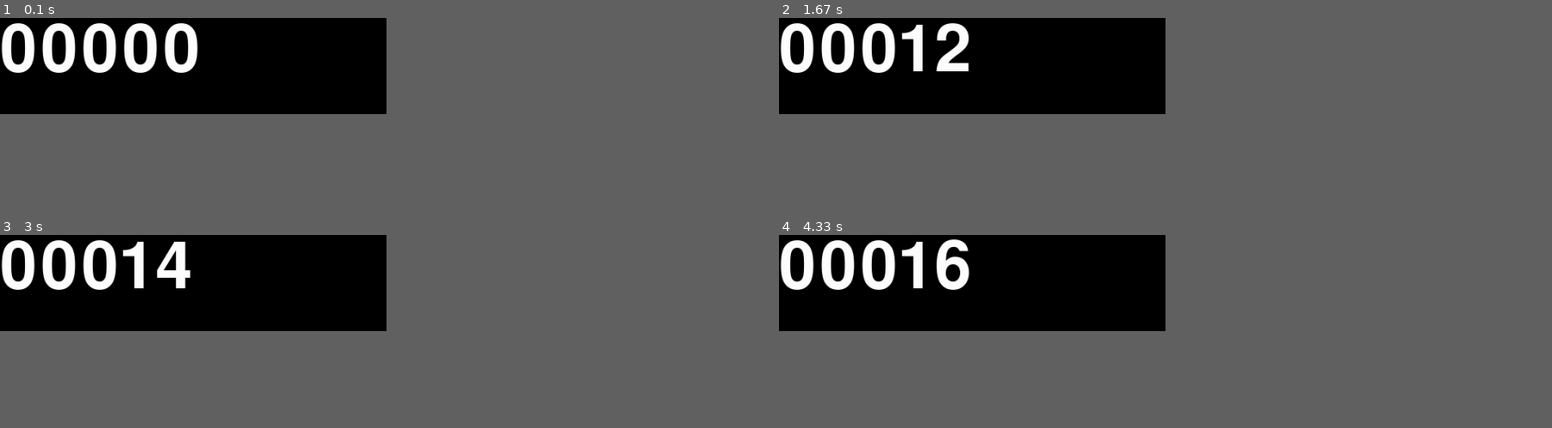
Above: before the commit, frames 1-4 (two rows, left to right).
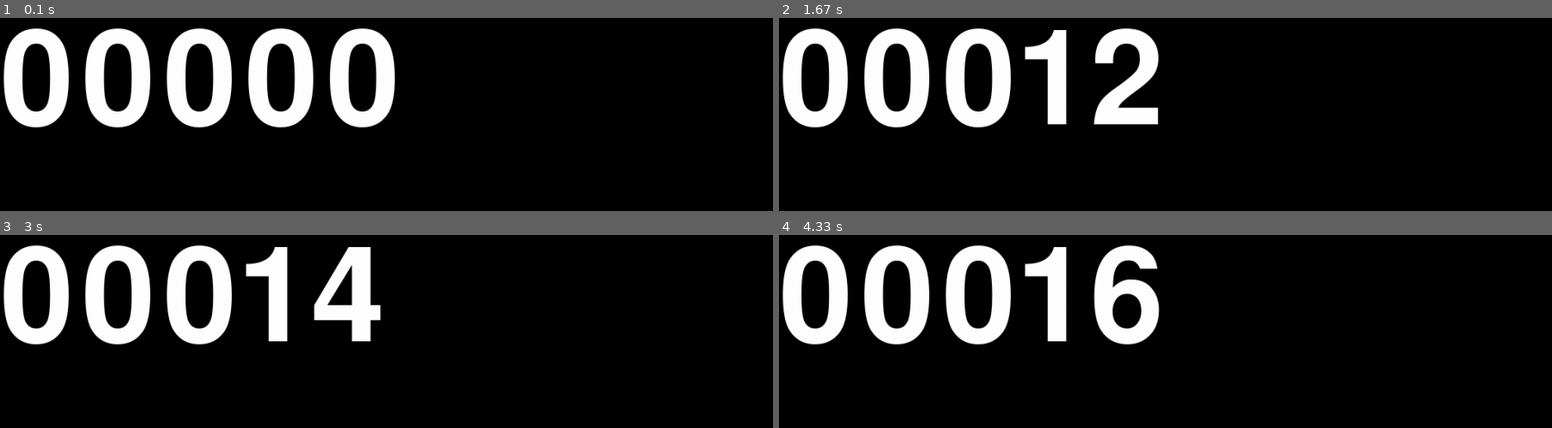
Above: after the commit, the same moments.

Repository: emard/pygame-counter
Game: pygame game, started from counter.py
Two runs of this game, one before a commit and one after it. Both use one fixed random seed, a clock stepped at 60 frames per second and the inputs below.
Inputs:
- Up to frame 1 (0.1 s): no input
- Up to frame 2 (1.67 s): tap 4 at 0.33 s; tap Space at 0.67, 1.17 s
- Up to frame 3 (3 s): tap Space at 1.7, 2.43 s
- Up to frame 4 (4.33 s): tap Space at 3.3, 4.27 s
The window is 450x112 before the commit and 900x225 after it. Grey fills any space a smaller window leaves; there, only what the larger window draws over its background counts as a difference.

The runs differ from the first frame. In frame 1, 14% of the frame differs, in the area x 0-52%, y 2-57%; in frame 2, 12%; in frame 3, 12%; in frame 4, 13%.

Commit message:
automatic screen geometry

Diff:
--- a/counter.py
+++ b/counter.py
@@ -8,7 +8,8 @@
 import socket
 
 pygame.init()
-(width, height) = (512, 128)
+width = 1024
+height = width // 4
 screen = pygame.display.set_mode((width, height))
 pygame.display.set_caption(u'Press PAUSE to quit')
 pygame.display.flip()
@@ -26,10 +27,10 @@
   f = open("counter.txt", "r")
   counter = int(f.readline())
   f.close()
+  del f
 except:
   counter = 0
 
-f = open("counter.txt", "w+")
 show_display()
 while(True):
   event = pygame.event.wait()
@@ -48,9 +49,11 @@
       counter = (counter // 10) * 10 + ((counter + 1) % 10)
     counter %= 100000
     show_display()
+    f = open("counter.txt", "w")
     f.seek(0)
     f.write("%05d\n" % counter)
+    f.close()
+    del f
     if event.key == pygame.K_PAUSE:
-      f.close()
       break
     continue
